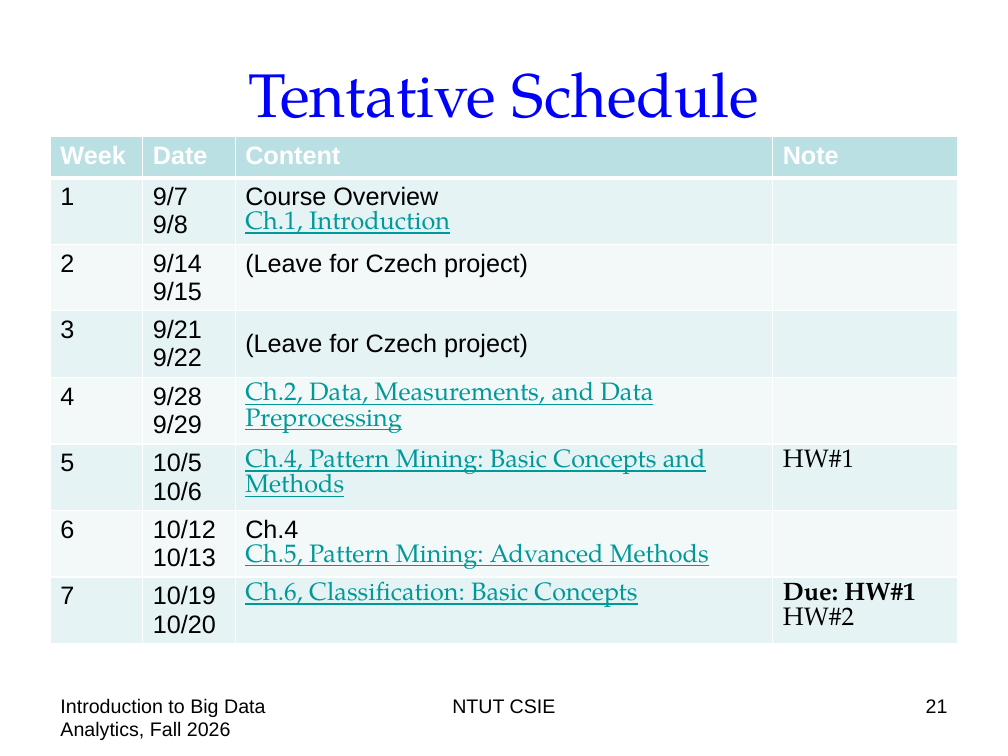
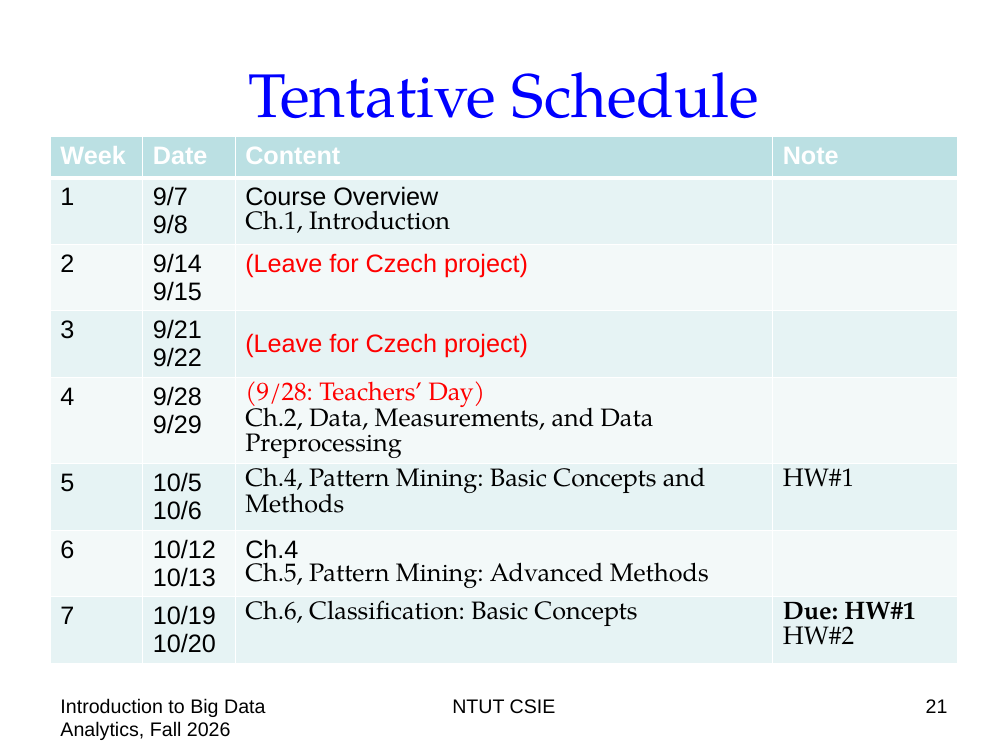
Before and after one commit to chriswjh/chriswjh.github.io, a slide deck: slide 21 of BDA/00-overview.pptx. Drawn at 1008x756 pixels with LibreOffice and Linux fonts; fonts in the diff are those of the drawing. Boxes give left, top, right and bottom in pixels: in the first picture for what was removed or moved away, otherwise in the second. Text is boxed around its words. In the diff, an @@ line names an element or a change of style, - is before the commit and + after.

```diff
--- a/BDA/00-overview.pptx
+++ b/BDA/00-overview.pptx
@@ table at [50,137,958,703] @@
-row 5, column 3: Ch.2, Data, Measurements, and Data Preprocessing
+row 5, column 3: (9/28: Teachers’ Day) / Ch.2, Data, Measurements, and Data Preprocessing
@@ text colour #009999 to #000000, underline off in "Ch.1, Introduction", "Ch.4, Pattern Mining: Basic Concepts and Methods", "Ch.5, Pattern Mining: Advanced Methods", "Ch.6, Classification: Basic Concepts" @@
@@ text colour #000000 to #FF0000 in "(Leave for Czech project)", "(Leave for Czech project)" @@
```
Also in this commit, not shown: 6 other slides changed, 1 slide added.
